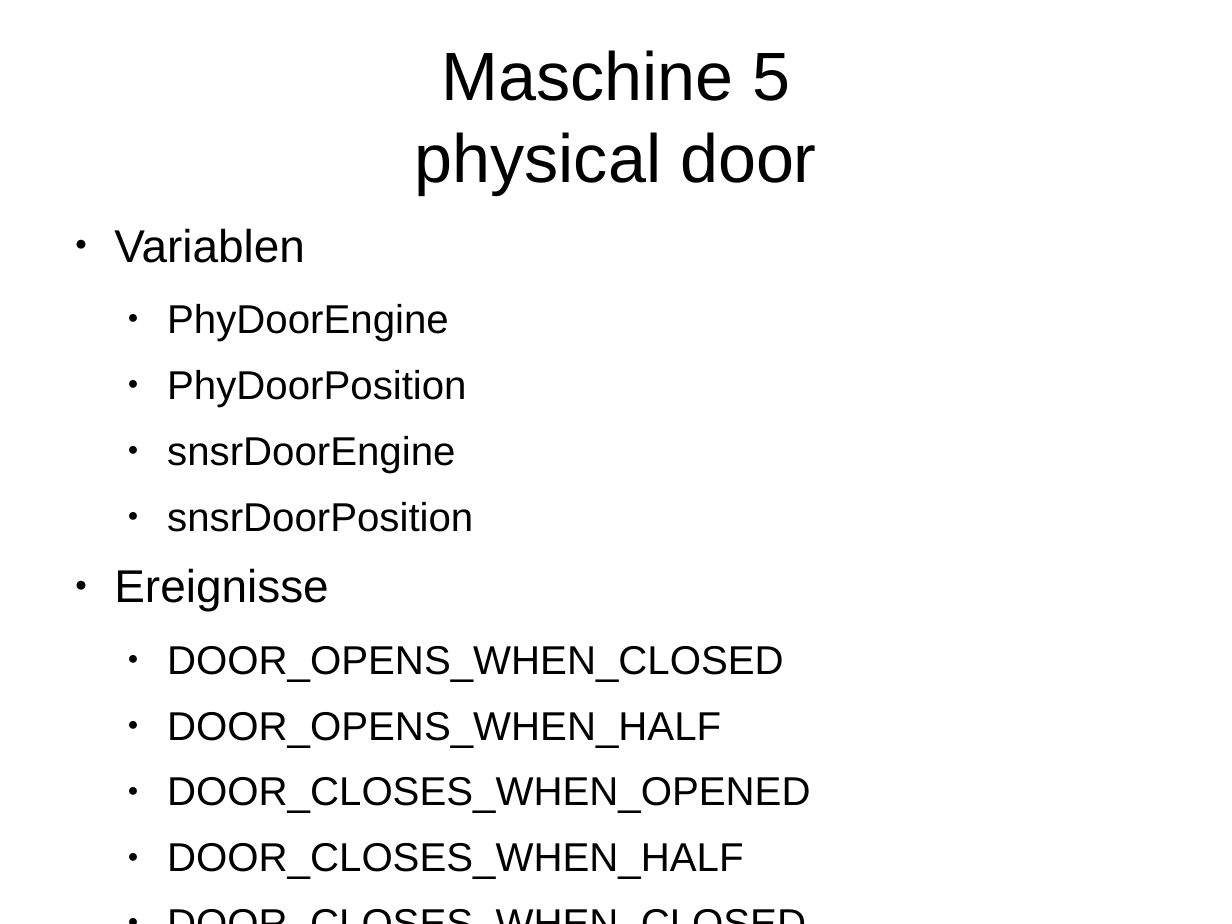
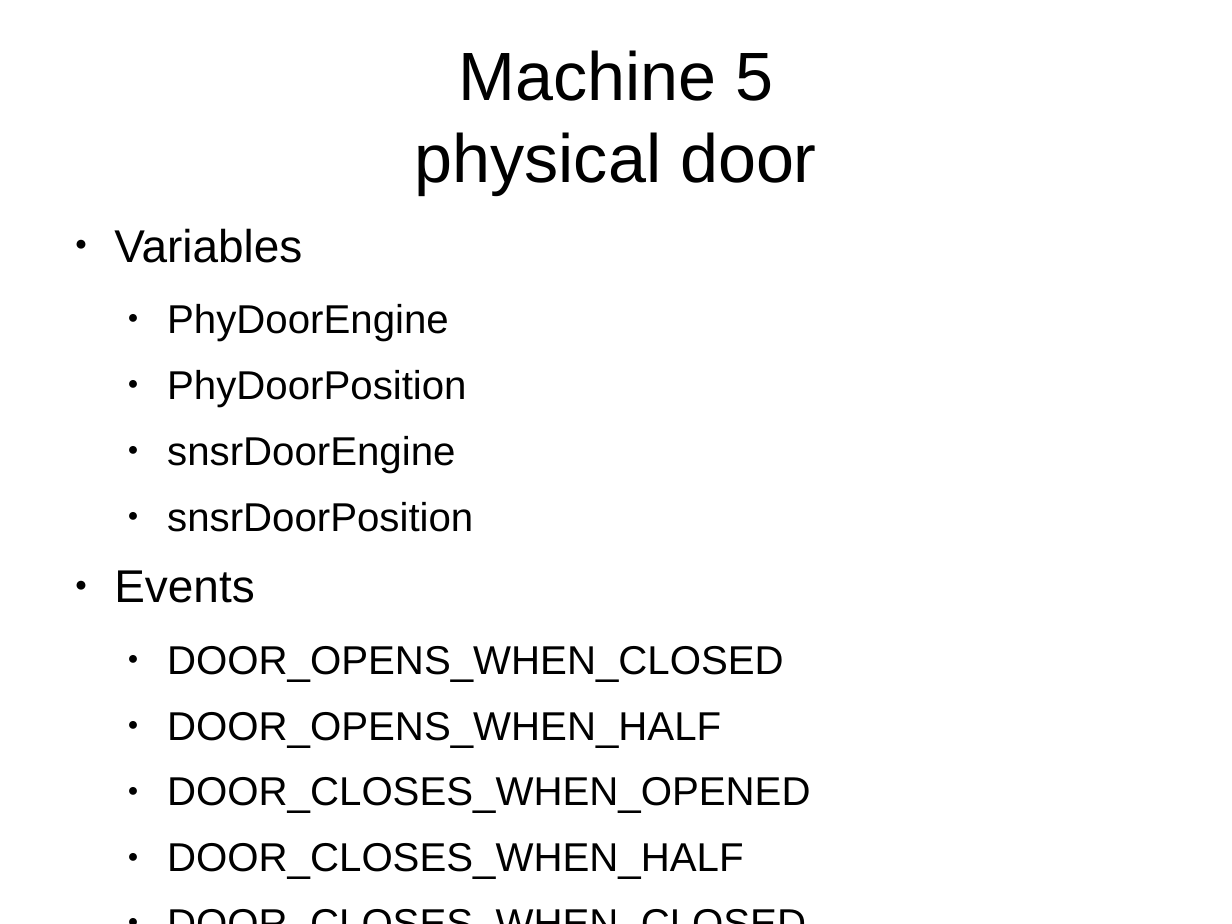
Before and after one commit to copton/ProvenLift, a slide deck: slide 8 of presentation/provenlift.odp. Drawn at 1232x924 pixels with LibreOffice and Linux fonts; fonts in the diff are those of the drawing. Boxes give left, top, right and bottom in pixels: in the first picture for what was removed or moved away, otherwise in the second. Text is boxed around its words. In the diff, an @@ line names an element or a change of style, - is before the commit and + after.

```diff
--- a/presentation/provenlift.odp
+++ b/presentation/provenlift.odp
@@ title at [415,50,817,194]: text changed @@
-Maschine 5
-physical door
+Machine 5
+physical door
@@ text at [114,228,302,263]: text changed @@
-● Variablen
+● Variables
@@ text at [114,570,254,603]: text changed @@
-● Ereignisse
+● Events
```
Also in this commit, not shown: 11 other slides changed, 6 slides added, 6 slides removed.
